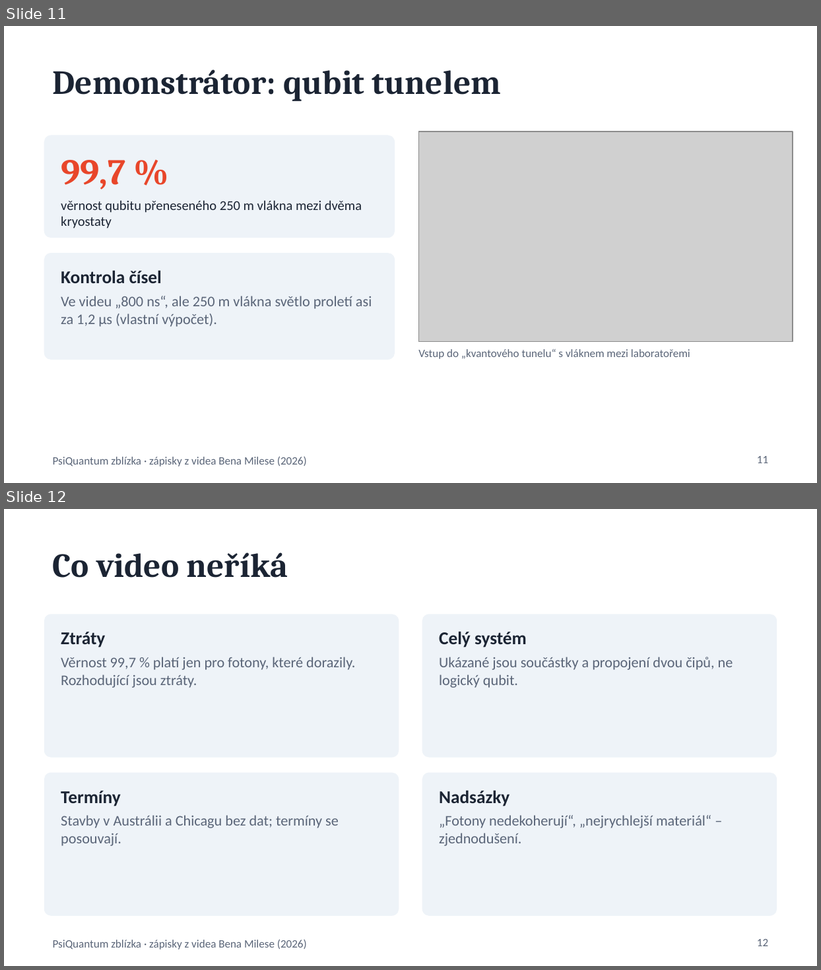
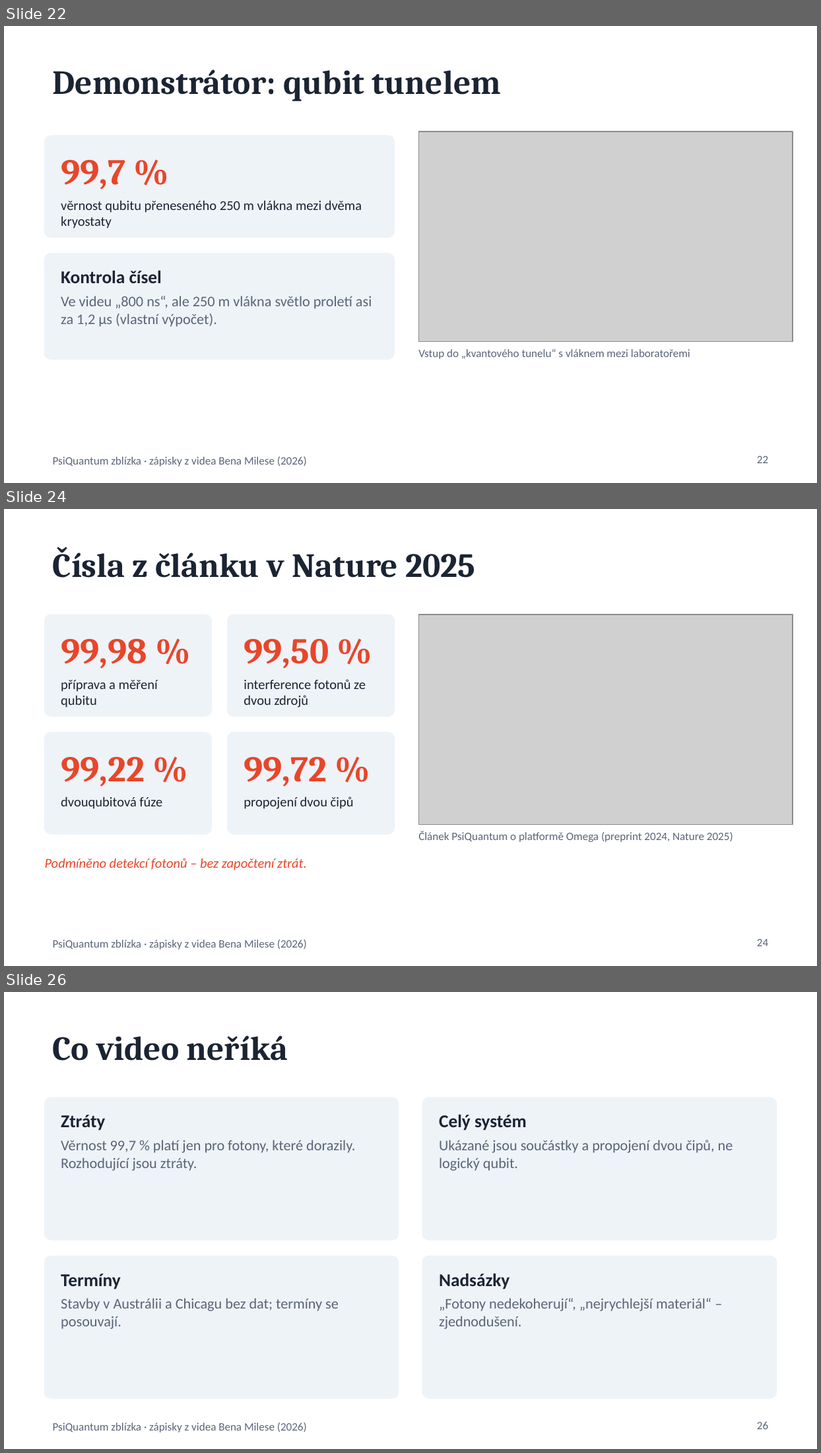
Before and after one commit to martinkanis/quantum-chaos, a slide deck: content/lectures/psiquantum-video-2026/prezentace.pptx. Shown one above the other, each under a label of ours: slides 11 and 12 before the commit, slides 22, 24 and 26 after it; the slides between them are not shown. The pictures are 821x970 and 821x1453 pixels, drawn with LibreOffice and Linux fonts; fonts in the diff are those of the drawing; grey boxes stand for pictures. Boxes give left, top, right and bottom in pixels: in the first picture for what was removed or moved away, otherwise in the second. Text is boxed around its words. In the diff, an @@ line names an element or a change of style, - is before the commit and + after.

```diff
--- a/content/lectures/psiquantum-video-2026/prezentace.pptx
+++ b/content/lectures/psiquantum-video-2026/prezentace.pptx
@@ slide 24 added at (4,509,817,966), background #FFFFFF; not listed: 1 template element that a slide beside it also shows @@
@@ title added at (53,547,476,578), 30 pt, text #1B2433, bold @@
+Čísla z článku v Nature 2025
@@ rounded rectangle added at (45,615,211,716), fill #EEF3F8, outline #EEF3F8 1 pt @@
@@ rounded rectangle added at (228,615,394,716), fill #EEF3F8, outline #EEF3F8 1 pt @@
@@ picture added at (418,615,793,825) @@
@@ text added at (61,639,147,669), 32 pt, text #E8462A, bold @@
+99,98 %
@@ text added at (244,639,329,669), 32 pt, text #E8462A, bold @@
+99,50 %
@@ text added at (61,680,158,708), 12 pt, text #1B2433 @@
+příprava a měření qubitu
@@ text added at (244,679,366,708), 12 pt, text #1B2433 @@
+interference fotonů ze dvou zdrojů
@@ rounded rectangle added at (45,733,211,834), fill #EEF3F8, outline #EEF3F8 1 pt @@
@@ rounded rectangle added at (228,733,394,834), fill #EEF3F8, outline #EEF3F8 1 pt @@
@@ text added at (61,757,145,787), 32 pt, text #E8462A, bold @@
+99,22 %
@@ text added at (244,757,327,787), 32 pt, text #E8462A, bold @@
+99,72 %
@@ text added at (61,797,162,809), 12 pt, text #1B2433 @@
+dvouqubitová fúze
@@ text added at (244,797,354,809), 12 pt, text #1B2433 @@
+propojení dvou čipů
@@ text added at (418,831,733,842), 10 pt, text #5A6578 @@
+Článek PsiQuantum o platformě Omega (preprint 2024, Nature 2025)
@@ text added at (45,858,307,871), 12 pt, text #E8462A, italic @@
+Podmíněno detekcí fotonů – bez započtení ztrát.
@@ page number added at (757,939,768,947), 10 pt, text #5A6578 @@
+24
@@ what was slide 11 is now slide 22 @@
@@ page number at (757,456,768,464): text changed @@
-11
+22
@@ what was slide 12 is now slide 26 @@
@@ page number at (757,1422,768,1430): text changed @@
-12
+26
```
Also in this commit, not shown: 14 other slides added, 1 other file.
